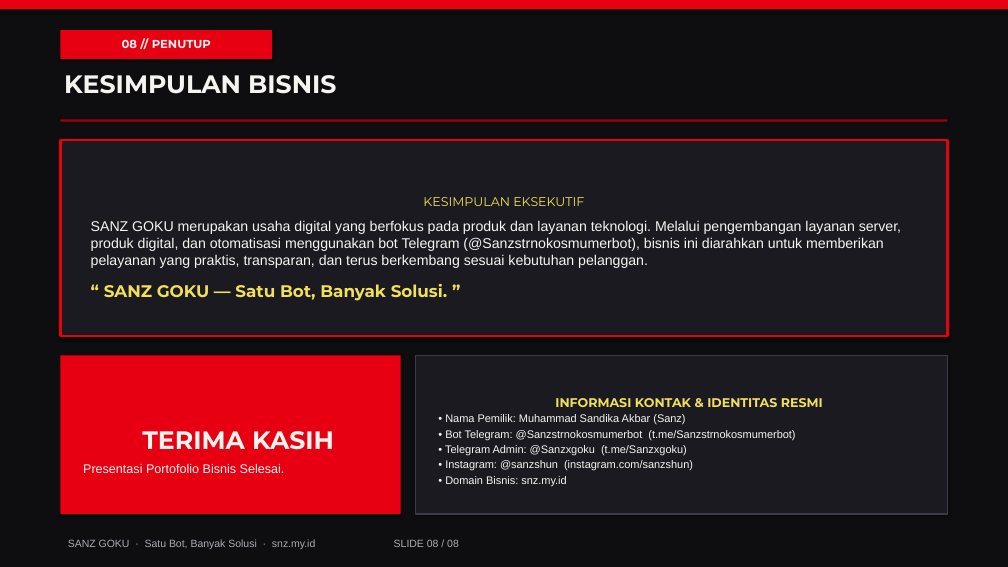
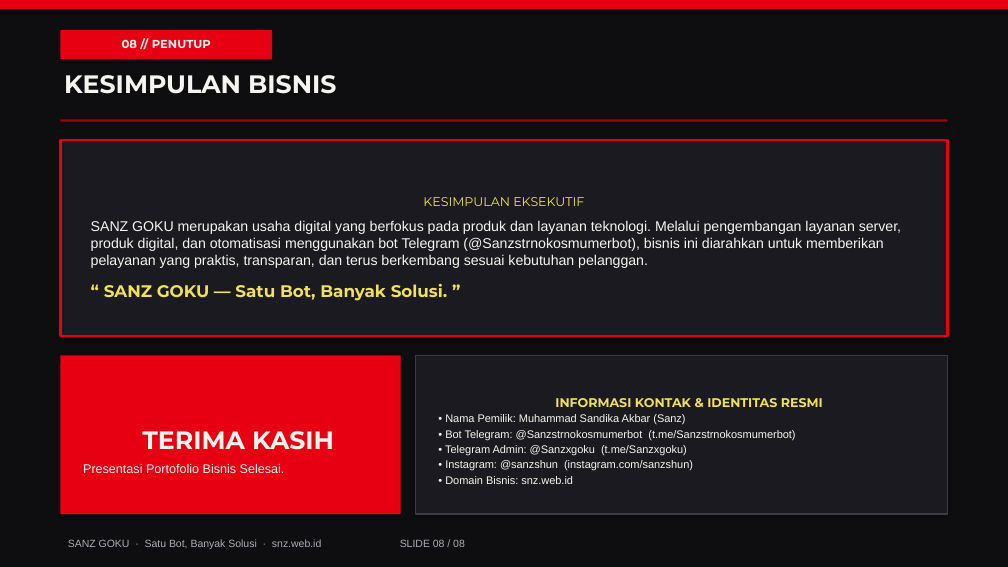
Before and after one commit to robloxxxx555p-cyber/portfolio, a slide deck: slide 8 of Portofolio_Bisnis_SANZ_GOKU.pptx. Drawn at 1008x567 pixels with LibreOffice and Linux fonts; fonts in the diff are those of the drawing. Boxes give left, top, right and bottom in pixels: in the first picture for what was removed or moved away, otherwise in the second. Text is boxed around its words. In the diff, an @@ line names an element or a change of style, - is before the commit and + after.

Commit message:
fix: update domain to real snz.web.id

```diff
--- a/Portofolio_Bisnis_SANZ_GOKU.pptx
+++ b/Portofolio_Bisnis_SANZ_GOKU.pptx
@@ text in rectangle at box(445, 476, 573, 484): text changed @@
-• Domain Bisnis: snz.my.id
+• Domain Bisnis: snz.web.id
@@ text at box(68, 539, 465, 549): text changed @@
-SANZ GOKU · Satu Bot, Banyak Solusi · snz.my.id SLIDE 08 / 08
+SANZ GOKU · Satu Bot, Banyak Solusi · snz.web.id SLIDE 08 / 08
```
Also in this commit, not shown: 7 other slides changed, 5 other files.
